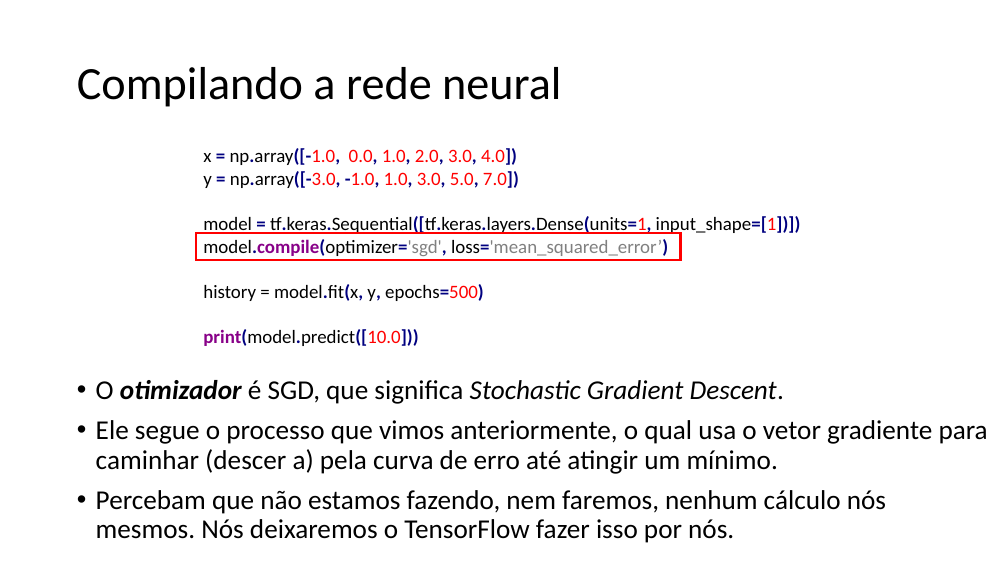
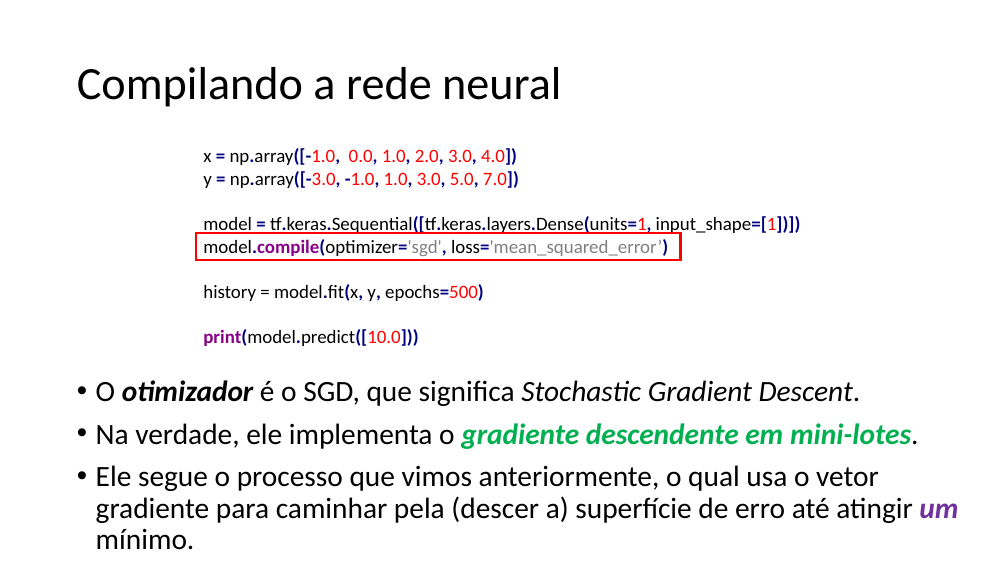
Before and after one commit to zz4fap/tp557-iot-ml, a slide deck: slide 19 of slides/TP557_7_Regressão_com_DNNs_parte_I.pptx (slide 17 before the commit). Drawn at 1008x567 pixels with LibreOffice and Linux fonts; fonts in the diff are those of the drawing. Boxes give left, top, right and bottom in pixels: in the first picture for what was removed or moved away, otherwise in the second. Text is boxed around its words. In the diff, an @@ line names an element or a change of style, - is before the commit and + after.

```diff
--- a/slides/TP557_7_Regressão_com_DNNs_parte_I.pptx
+++ b/slides/TP557_7_Regressão_com_DNNs_parte_I.pptx
@@ text at (96,380,958,550): text changed; size 25.9 to 28 pt @@
-• O otimizador é SGD, que significa Stochastic Gradient Descent.
-• Ele segue o processo que vimos anteriormente, o qual usa o vetor gradiente para caminhar (descer a) pela curva de erro até atingir um mínimo.
-• Percebam que não estamos fazendo, nem faremos, nenhum cálculo nós mesmos. Nós deixaremos o TensorFlow fazer isso por nós.
+• O otimizador é o SGD, que significa Stochastic Gradient Descent.
+• Na verdade, ele implementa o gradiente descendente em mini-lotes.
+• Ele segue o processo que vimos anteriormente, o qual usa o vetor gradiente para caminhar pela (descer a) superfície de erro até atingir um mínimo.
```
Also in this commit, not shown: 12 other slides changed, 4 slides added, 1 other file.
